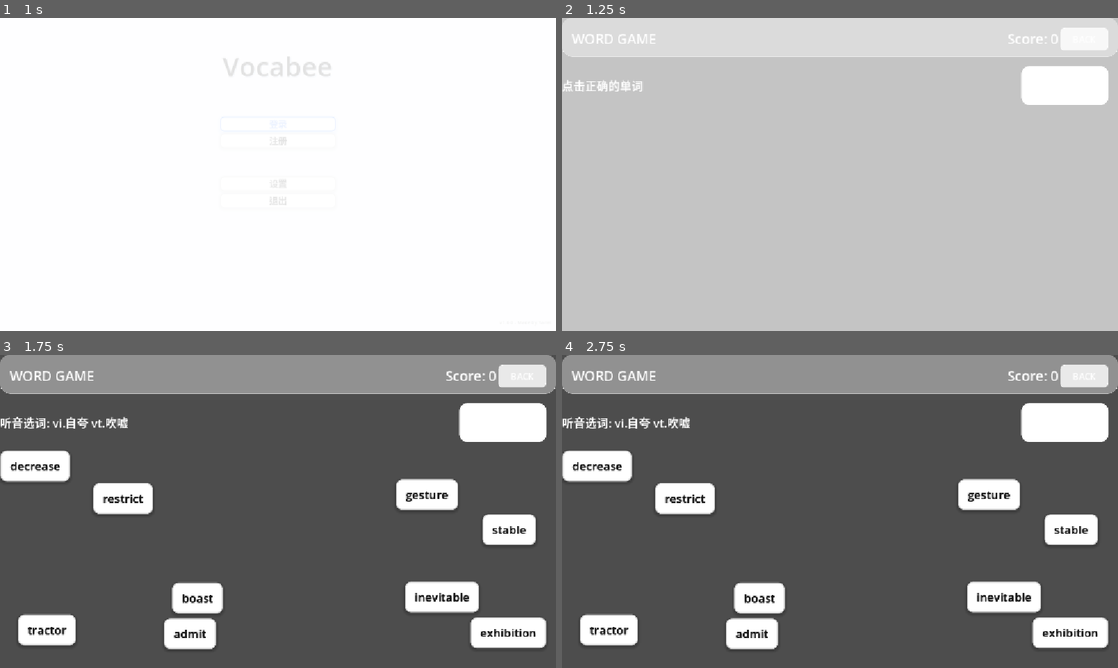
Above: before the commit, frames 1-4 (two rows, left to right).
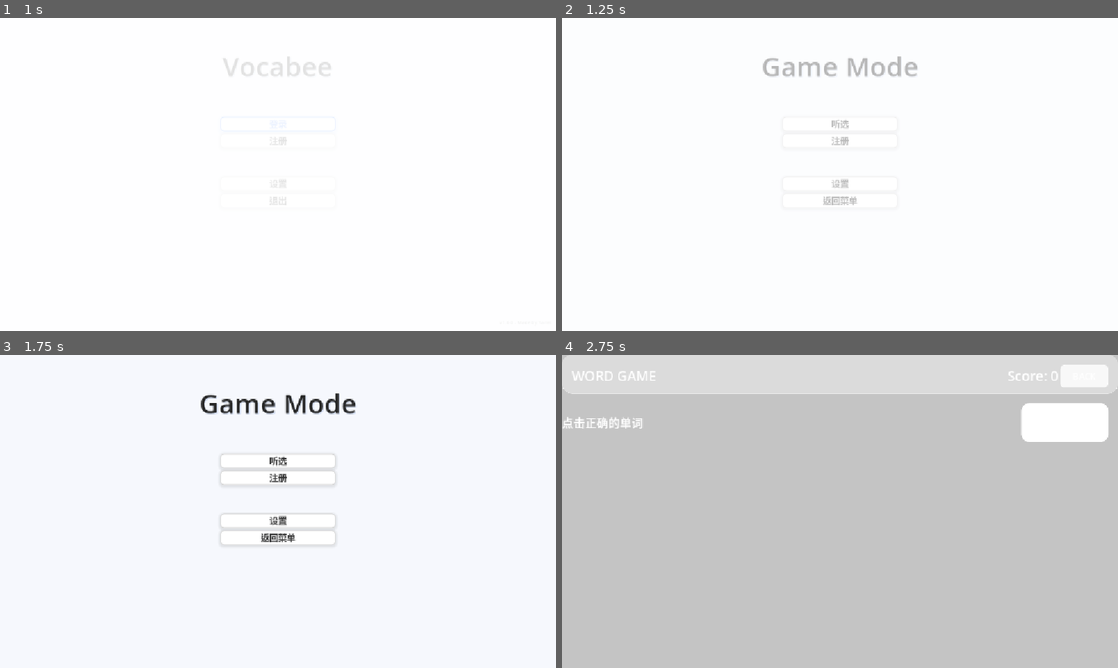
Above: after the commit, the same moments.

Repository: Euler-lne/Vocabulary_Bee
Game: Godot game, scene res://scenes/menu/main_menu.tscn
The game is run twice, just before and just after one commit, with the same random seed, the same clock (stepped at 60 frames per second) and the same inputs. The project has no main scene, so this scene is started directly.
Inputs (mouse positions are in pixels of both pictures, inside the frame that each line leads up to):
- Up to frame 1 (1 s): click "登录" at 0.5 s
- Up to frame 2 (1.25 s): no input
- Up to frame 3 (1.75 s): click (522, 376) at 1.25 s, where only the run before the commit has a clickable "BACK"
- Up to frame 4 (2.75 s): click (840, 461) at 2 s, where only the run after the commit has a clickable "听选"

Frame 1 is identical in both runs. In frame 2, 96% of the frame differs, in the area x 0-100%, y 0-100%; in frame 3, 89%; in frame 4, 96%.

Commit message:
添加选择场景

Diff:
--- /dev/null
+++ b/scenes/menu/game_mod_menu.tscn
@@ -0,0 +1,179 @@
+[gd_scene format=3 uid="uid://ctny0h2eg7w4h"]
+
+[ext_resource type="Script" uid="uid://h4gvjdrvttq5" path="res://scripts/menu/game_mode_menu.gd" id="1_8840o"]
+
+[sub_resource type="StyleBoxFlat" id="StyleBoxFlat_2"]
+resource_name = "white_button_hover"
+bg_color = Color(0.98, 0.98, 1, 1)
+border_width_left = 2
+border_width_top = 2
+border_width_right = 2
+border_width_bottom = 2
+border_color = Color(0.4, 0.6, 1, 1)
+corner_radius_top_left = 8
+corner_radius_top_right = 8
+corner_radius_bottom_right = 8
+corner_radius_bottom_left = 8
+shadow_color = Color(0.4, 0.6, 1, 0.2)
+shadow_size = 8
+shadow_offset = Vector2(0, 3)
+
+[sub_resource type="StyleBoxFlat" id="StyleBoxFlat_1"]
+resource_name = "white_button_normal"
+bg_color = Color(1, 1, 1, 1)
+border_width_left = 2
+border_width_top = 2
+border_width_right = 2
+border_width_bottom = 2
+border_color = Color(0.85, 0.85, 0.85, 1)
+corner_radius_top_left = 8
+corner_radius_top_right = 8
+corner_radius_bottom_right = 8
+corner_radius_bottom_left = 8
+shadow_color = Color(0, 0, 0, 0.08)
+shadow_size = 6
+shadow_offset = Vector2(0, 2)
+
+[sub_resource type="StyleBoxFlat" id="StyleBoxFlat_3"]
+resource_name = "white_button_pressed"
+bg_color = Color(0.92, 0.94, 1, 1)
+border_width_left = 2
+border_width_top = 2
+border_width_right = 2
+border_width_bottom = 2
+border_color = Color(0.3, 0.5, 0.9, 1)
+corner_radius_top_left = 8
+corner_radius_top_right = 8
+corner_radius_bottom_right = 8
+corner_radius_bottom_left = 8
+shadow_color = Color(0.3, 0.5, 0.9, 0.15)
+shadow_size = 4
+shadow_offset = Vector2(0, 1)
+
+[sub_resource type="Theme" id="Theme_1"]
+Button/styles/focus = SubResource("StyleBoxFlat_2")
+Button/styles/hover = SubResource("StyleBoxFlat_2")
+Button/styles/normal = SubResource("StyleBoxFlat_1")
+Button/styles/pressed = SubResource("StyleBoxFlat_3")
+
+[sub_resource type="StyleBoxEmpty" id="StyleBoxEmpty_513ws"]
+
+[node name="GameModMenu" type="Control" unique_id=2063630249]
+layout_mode = 3
+anchors_preset = 15
+anchor_right = 1.0
+anchor_bottom = 1.0
+grow_horizontal = 2
+grow_vertical = 2
+script = ExtResource("1_8840o")
+
+[node name="Background" type="ColorRect" parent="." unique_id=1054058357]
+layout_mode = 0
+anchor_right = 1.0
+anchor_bottom = 1.0
+color = Color(0.96, 0.97, 0.99, 1)
+
+[node name="BackgroundPattern" type="TextureRect" parent="." unique_id=639735827]
+modulate = Color(0.88, 0.92, 0.98, 0.4)
+layout_mode = 0
+anchor_right = 1.0
+anchor_bottom = 1.0
+expand_mode = 3
+stretch_mode = 6
+
+[node name="UI" type="CanvasLayer" parent="." unique_id=74669528]
+
+[node name="MainContainer" type="Control" parent="UI" unique_id=553785831]
+layout_mode = 3
+anchors_preset = 15
+anchor_right = 1.0
+anchor_bottom = 1.0
+grow_horizontal = 2
+grow_vertical = 2
+
+[node name="Title" type="Label" parent="UI/MainContainer" unique_id=1644701523]
+layout_mode = 1
+anchors_preset = 8
+anchor_left = 0.5
+anchor_top = 0.5
+anchor_right = 0.5
+anchor_bottom = 0.5
+offset_left = -200.0
+offset_top = -250.0
+offset_right = 200.0
+offset_bottom = -200.0
+grow_horizontal = 2
+grow_vertical = 2
+theme_override_colors/font_color = Color(0.15, 0.15, 0.15, 1)
+theme_override_colors/font_shadow_color = Color(0.8, 0.85, 0.95, 0.6)
+theme_override_colors/font_outline_color = Color(1, 1, 1, 0.8)
+theme_override_constants/shadow_offset_x = 2
+theme_override_constants/shadow_offset_y = 2
+theme_override_constants/outline_size = 2
+theme_override_font_sizes/font_size = 56
+text = "Game Mode"
+horizontal_alignment = 1
+vertical_alignment = 1
+
+[node name="Buttons" type="VBoxContainer" parent="UI/MainContainer" unique_id=844599955]
+layout_mode = 1
+anchors_preset = 8
+anchor_left = 0.5
+anchor_top = 0.5
+anchor_right = 0.5
+anchor_bottom = 0.5
+offset_left = -120.0
+offset_top = -120.0
+offset_right = 120.0
+offset_bottom = 69.0
+grow_horizontal = 2
+grow_vertical = 2
+theme = SubResource("Theme_1")
+
+[node name="ListenAndPickBtn" type="Button" parent="UI/MainContainer/Buttons" unique_id=2111495198]
+layout_mode = 2
+theme_override_colors/font_color = Color(0.2, 0.2, 0.2, 1)
+theme_override_colors/font_focus_color = Color(0.4, 0.6, 1, 1)
+theme_override_colors/font_pressed_color = Color(0.3, 0.5, 0.9, 1)
+theme_override_colors/font_hover_color = Color(0.4, 0.6, 1, 1)
+theme_override_font_sizes/font_size = 18
+text = "听选"
+
+[node name="SceneGameBtn" type="Button" parent="UI/MainContainer/Buttons" unique_id=36919872]
+layout_mode = 2
+theme_override_colors/font_color = Color(0.2, 0.2, 0.2, 1)
+theme_override_colors/font_focus_color = Color(0.4, 0.6, 1, 1)
+theme_override_colors/font_pressed_color = Color(0.3, 0.5, 0.9, 1)
+theme_override_colors/font_hover_color = Color(0.4, 0.6, 1, 1)
+theme_override_font_sizes/font_size = 18
+text = "注册"
+
+[node name="VSeparator" type="VSeparator" parent="UI/MainContainer/Buttons" unique_id=183587406]
+custom_minimum_size = Vector2(0, 50)
+layout_mode = 2
+theme_override_styles/separator = SubResource("StyleBoxEmpty_513ws")
+
+[node name="SettingsBtn" type="Button" parent="UI/MainContainer/Buttons" unique_id=320358937]
+layout_mode = 2
+theme_override_colors/font_color = Color(0.2, 0.2, 0.2, 1)
+theme_override_colors/font_focus_color = Color(0.4, 0.6, 1, 1)
+theme_override_colors/font_pressed_color = Color(0.3, 0.5, 0.9, 1)
+theme_override_colors/font_hover_color = Color(0.4, 0.6, 1, 1)
+theme_override_font_sizes/font_size = 18
+text = "设置"
+
+[node name="BackBtn" type="Button" parent="UI/MainContainer/Buttons" unique_id=169246200]
+layout_mode = 2
+theme_override_colors/font_color = Color(0.2, 0.2, 0.2, 1)
+theme_override_colors/font_focus_color = Color(0.8, 0.3, 0.3, 1)
+theme_override_colors/font_pressed_color = Color(0.7, 0.2, 0.2, 1)
+theme_override_colors/font_hover_color = Color(0.8, 0.3, 0.3, 1)
+theme_override_font_sizes/font_size = 18
+text = "返回菜单"
+
+[node name="AmbientLight" type="ColorRect" parent="." unique_id=1777978767]
+layout_mode = 0
+anchor_right = 1.0
+anchor_bottom = 1.0
+mouse_filter = 2
+color = Color(1, 1, 1, 0.1)
--- /dev/null
+++ b/scenes/mods/scene_game_mode.tscn
@@ -0,0 +1,10 @@
+[gd_scene format=3 uid="uid://dnibv31lralv8"]
+
+[ext_resource type="Texture2D" uid="uid://d2688pbaa3qkn" path="res://assets/scene_imgs/bedroom.png" id="2_ie2el"]
+
+[node name="SceneGameMode" type="Node2D" unique_id=2050766165]
+
+[node name="Imgs" type="Sprite2D" parent="." unique_id=473989879]
+position = Vector2(582, 341)
+scale = Vector2(0.4, 0.4)
+texture = ExtResource("2_ie2el")
--- /dev/null
+++ b/scripts/menu/game_mode_menu.gd
@@ -0,0 +1,26 @@
+extends Control
+@onready var listen_and_pick_btn = $UI/MainContainer/Buttons/ListenAndPickBtn
+@onready var scene_game_btn = $UI/MainContainer/Buttons/SceneGameBtn
+@onready var back_btn = $UI/MainContainer/Buttons/BackBtn
+
+# Called when the node enters the scene tree for the first time.
+func _ready() -> void:
+	if listen_and_pick_btn:
+		listen_and_pick_btn.pressed.connect(_on_listen_and_pick_btn)
+	if scene_game_btn:
+		scene_game_btn.pressed.connect(_on_scene_game_btn)
+
+	if back_btn:
+		back_btn.pressed.connect(_on_back_btn)
+	pass # Replace with function body.
+
+
+func _on_listen_and_pick_btn() -> void:
+	SceneTransition.change_scene("res://scenes/mods/listen_and_pick.tscn")
+
+func _on_scene_game_btn() -> void:
+	pass
+
+func _on_back_btn() -> void:
+	SceneTransition.change_scene("res://scenes/menu/main_menu.tscn")
+	pass
--- a/scripts/menu/main_menu.gd
+++ b/scripts/menu/main_menu.gd
@@ -14,7 +14,7 @@
 func _on_login_pressed():
 	# 使用之前写好的转场单例跳转到听音选词场景
 	# 注意：路径必须准确，假设场景放在 scenes/modes/ListenAndPick.tscn
-	SceneTransition.change_scene("res://scenes/mods/listen_and_pick.tscn")
+	SceneTransition.change_scene("res://scenes/menu/game_mod_menu.tscn")
 
 func _on_register_pressed():
 	print("注册功能待实现")
Not shown, added: assets/scene_imgs/bedroom.png.import
Not shown, added: assets/scene_imgs/classroom.png.import
Not shown, added: assets/scene_imgs/hospital.png.import
Not shown, added: assets/scene_imgs/restaurant.png.import
Not shown, added: assets/scene_imgs/supermarket.png.import
Not shown, added: scripts/menu/game_mode_menu.gd.uid
Not shown, added: assets/scene_imgs/bedroom.png
Not shown, added: assets/scene_imgs/classroom.png
Not shown, added: assets/scene_imgs/hospital.png
Not shown, added: assets/scene_imgs/restaurant.png
Not shown, added: assets/scene_imgs/supermarket.png
Not shown, added: scenes/.DS_Store
(and 1 more such lines)
